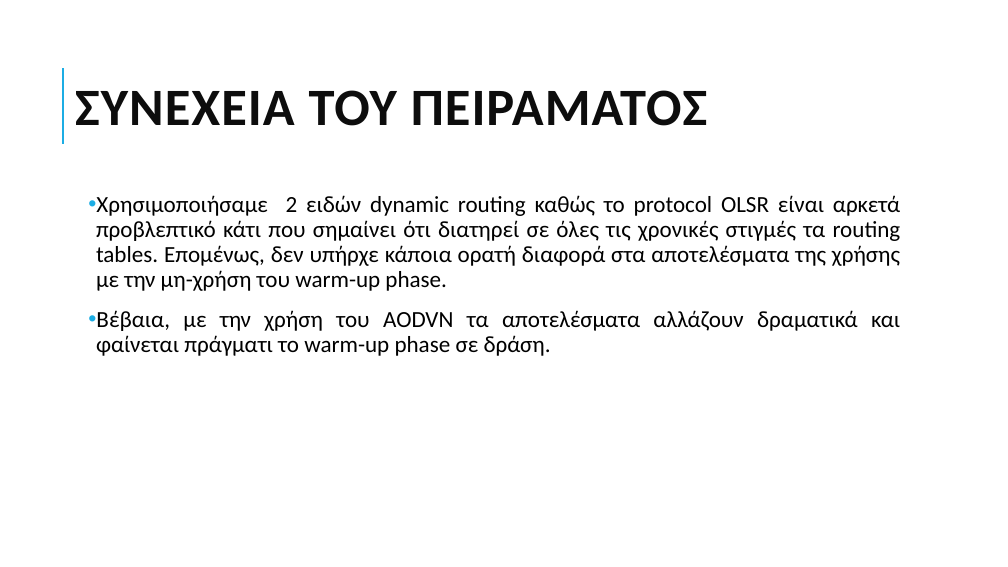
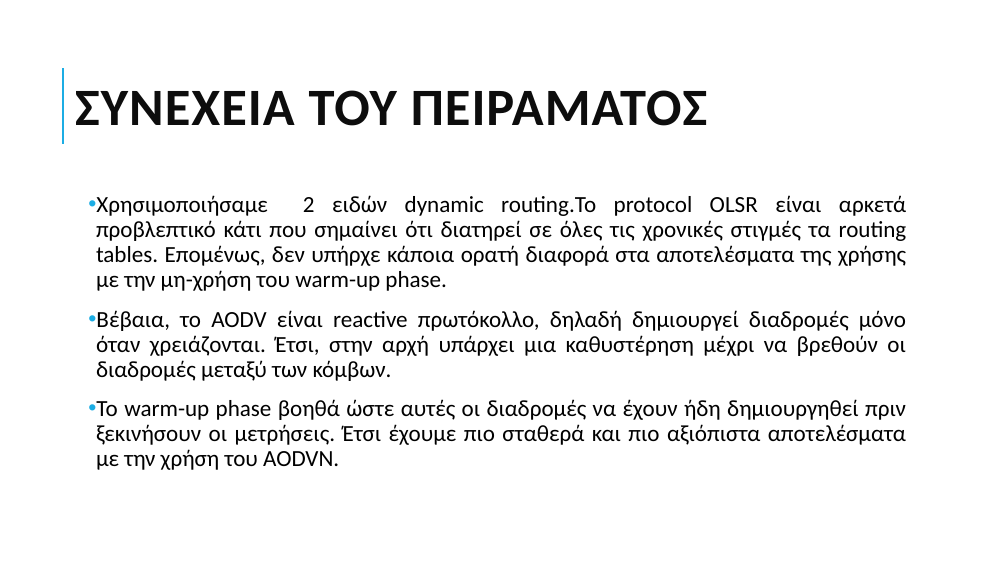
Before and after one commit to grgmyl/Ns3Project, a slide deck: slide 13 of Presentations/Ns-3_presentation_F.pptx. Drawn at 1008x567 pixels with LibreOffice and Linux fonts; fonts in the diff are those of the drawing. Boxes give left, top, right and bottom in pixels: in the first picture for what was removed or moved away, otherwise in the second. Text is boxed around its words. In the diff, an @@ line names an element or a change of style, - is before the commit and + after.

```diff
--- a/Presentations/Ns-3_presentation_F.pptx
+++ b/Presentations/Ns-3_presentation_F.pptx
@@ text at box(96, 195, 907, 470): text changed @@
-• Χρησιμοποιήσαμε 2 ειδών dynamic routing καθώς το protocol OLSR είναι αρκετά προβλεπτικό κάτι που σημαίνει ότι διατηρεί σε όλες τις χρονικές στιγμές τα routing tables. Επομένως, δεν υπήρχε κάποια ορατή διαφορά στα αποτελέσματα της χρήσης με την μη-χρήση του warm-up phase.
-• Βέβαια, με την χρήση του AODVN τα αποτελέσματα αλλάζουν δραματικά και φαίνεται πράγματι το warm-up phase σε δράση.
+• Χρησιμοποιήσαμε 2 ειδών dynamic routing.Το protocol OLSR είναι αρκετά προβλεπτικό κάτι που σημαίνει ότι διατηρεί σε όλες τις χρονικές στιγμές τα routing tables. Επομένως, δεν υπήρχε κάποια ορατή διαφορά στα αποτελέσματα της χρήσης με την μη-χρήση του warm-up phase.
+• Βέβαια, το AODV είναι reactive πρωτόκολλο, δηλαδή δημιουργεί διαδρομές μόνο όταν χρειάζονται. Έτσι, στην αρχή υπάρχει μια καθυστέρηση μέχρι να βρεθούν οι διαδρομές μεταξύ των κόμβων.
+• Το warm-up phase βοηθά ώστε αυτές οι διαδρομές να έχουν ήδη δημιουργηθεί πριν ξεκινήσουν οι μετρήσεις. Έτσι έχουμε πιο σταθερά και πιο αξιόπιστα αποτελέσματα με την χρήση του AODVN.
```
